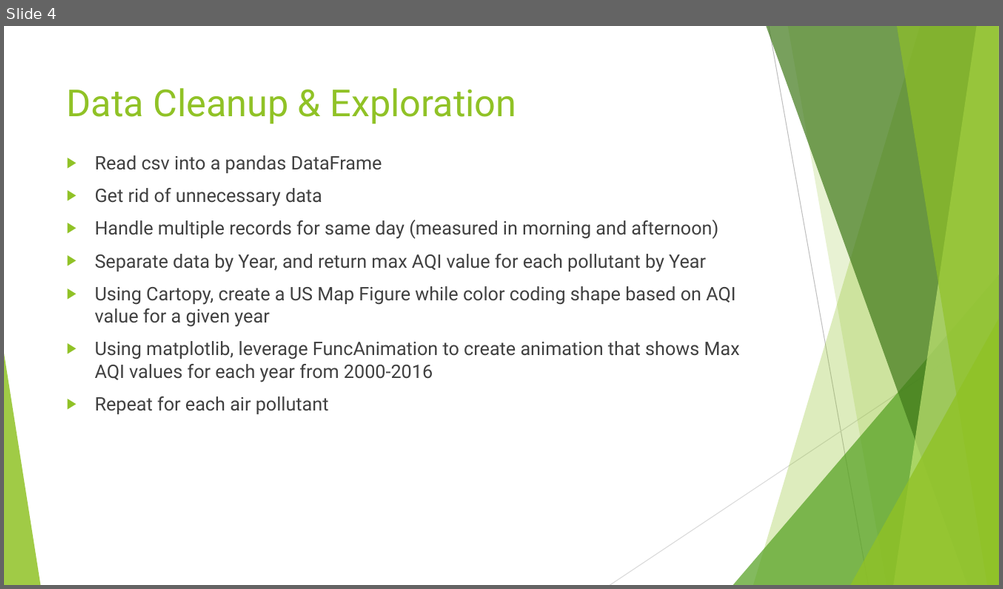
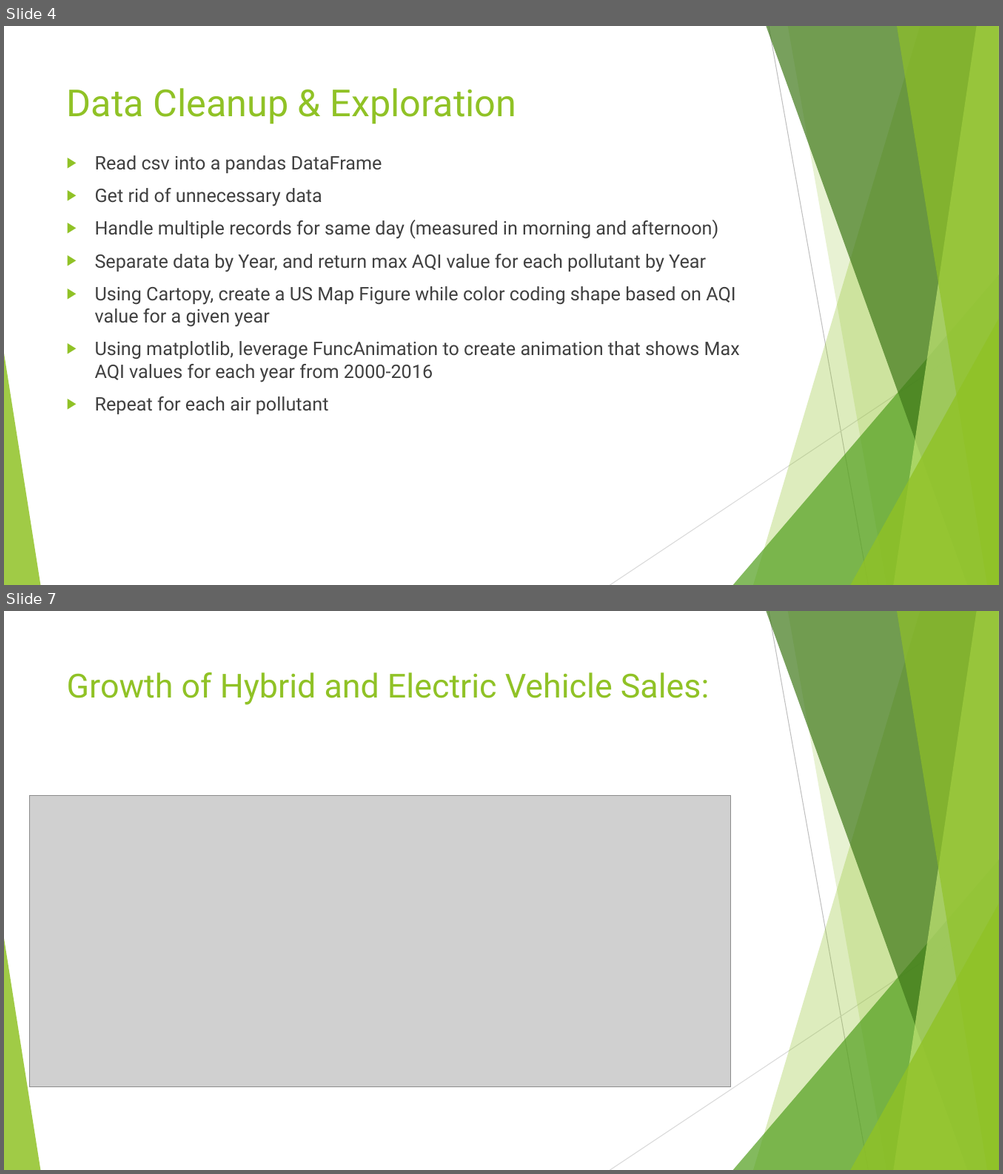
Before and after one commit to Barbara-Gordon/Team9, a slide deck: Presentation1.pptx. Shown one above the other, each under a label of ours: slide 4 before the commit, slides 4 and 7 after it; the slides between them are not shown. The pictures are 1003x589 and 1003x1174 pixels, drawn with LibreOffice and Linux fonts; fonts in the diff are those of the drawing; grey boxes stand for pictures. Boxes give left, top, right and bottom in pixels: in the first picture for what was removed or moved away, otherwise in the second. Text is boxed around its words. In the diff, an @@ line names an element or a change of style, - is before the commit and + after.

```diff
--- a/Presentation1.pptx
+++ b/Presentation1.pptx
@@ slide 7 added at (4, 611, 999, 1170), background #FFFFFF; not listed: 10 template elements that a slide beside it also shows @@
@@ title added at (67, 672, 709, 705), 32 pt, text #90C226 @@
+Growth of Hybrid and Electric Vehicle Sales:
@@ picture added at (29, 795, 731, 1088) @@
```
Also in this commit, not shown: 2 slides changed, 4 other slides added, 6 slides removed.
